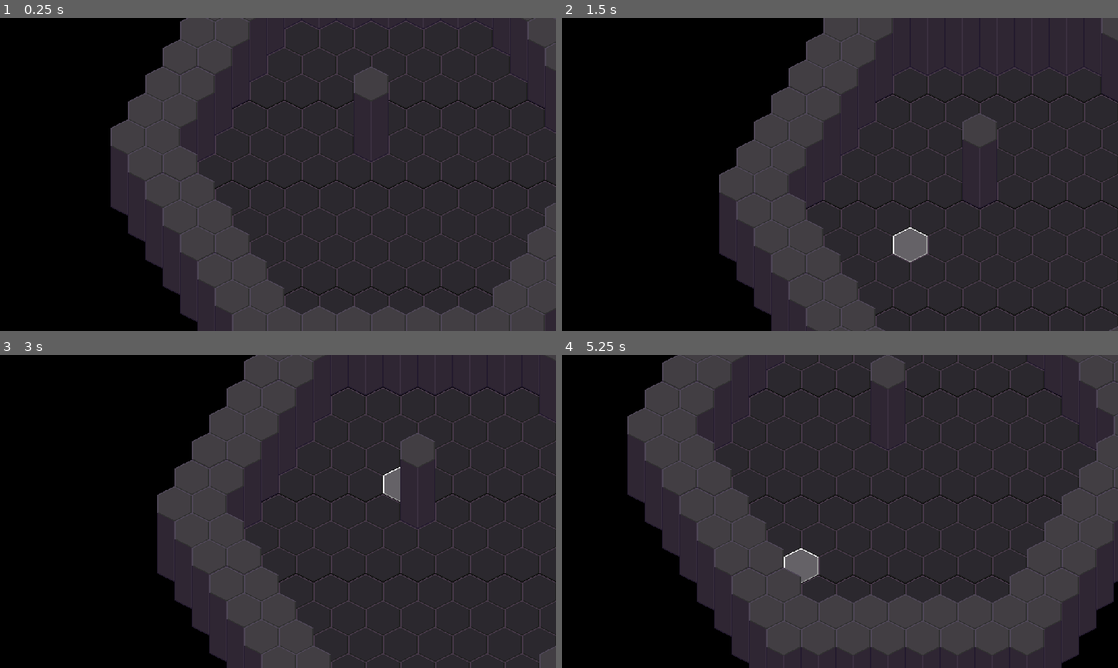
Above: before the commit, frames 1-4 (two rows, left to right).
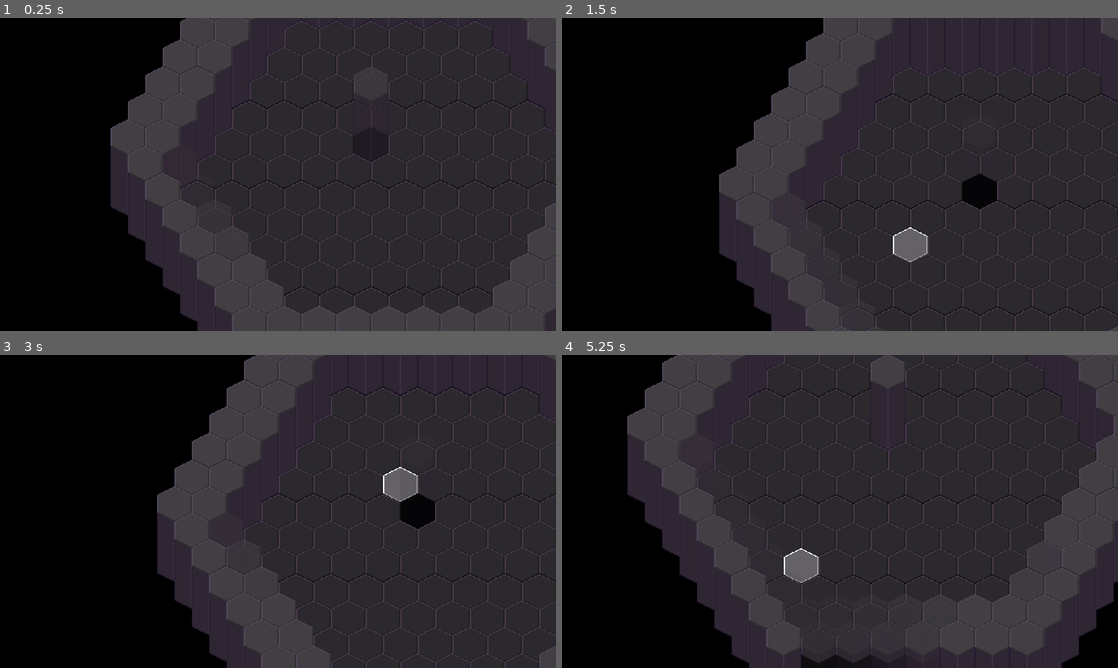
Above: after the commit, the same moments.

Repository: Lunatic-Games/descension
Game: Godot game, scene res://world/dungeon.tscn
The game is run twice, just before and just after one commit, with the same random seed, the same clock (stepped at 60 frames per second) and the same inputs. The project has no main scene, so this scene is started directly.
Inputs (mouse positions are in pixels of both pictures, inside the frame that each line leads up to):
- Up to frame 1 (0.25 s): no input
- Up to frame 2 (1.5 s): click (895, 230) at 0.52 s; click (912, 243) at 1.27 s
- Up to frame 3 (3 s): click (350, 580) at 2.02 s; tap Enter at 2.75 s; move the mouse to (400, 495) at 2.77 s; hold S (camera_down) from 2.78 s (still down)
- Up to frame 4 (5.25 s): move the mouse to (728, 527) at 3.52 s; release S (camera_down) at 3.53 s; tap A (camera_left) at 3.6 s; move the mouse to (895, 442) at 4.27 s; hold D (camera_right) 4.28-5.03 s; move the mouse to (812, 574) at 5.02 s; tap W (camera_up) at 5.1 s

The runs differ from the first frame. In frame 1, 0.1% of the frame differs, in the area x 29-39%, y 40-64%; in frame 2, 0.6%; in frame 3, 0.9%; in frame 4, 0.9%, in the area x 21-62%, y 25-100%.

Commit message:
Set column alpha on mouse over or camera pan

Diff:
--- a/project.godot
+++ b/project.godot
@@ -21,6 +21,7 @@
 [display]
 
 window/size/height=576
+window/size/fullscreen=true
 window/stretch/mode="2d"
 window/stretch/aspect="keep"
 
--- a/world/camera.gd
+++ b/world/camera.gd
@@ -9,6 +9,7 @@
 var zoom_index: int = 1
 
 
+# Set zoom level to default
 func _ready():
 	update_zoom_level()
 
@@ -25,6 +26,7 @@
 		update_zoom_level()
 
 
+# Move when mouse is on screen edge or keyboard input
 func _physics_process(delta: float):
 	var mouse_pos: Vector2 = get_viewport().get_mouse_position()
 	var view_size: Vector2 = get_viewport_rect().size
--- /dev/null
+++ b/world/features/column.gd
@@ -0,0 +1,40 @@
+extends Node2D
+
+
+const MIN_ALPHA := 0.12
+const MOUSE_ALPHA_DIST := 300.0
+const SCREEN_EDGE_ALPHA_DIST := 100.0
+
+var obstructs := false
+
+
+# Check if alpha needs to be updated
+func _physics_process(_delta):
+	if obstructs:
+		set_obstruction_alpha()
+	else:
+		modulate.a = 1.0
+
+
+# Check if obstructing something in group 'visible_area'
+func _on_ObstructionArea_area_entered(area: Area2D):
+	if area.is_in_group("visible_area"):
+		obstructs = true
+
+
+# Set alpha based off how close to the edge of the screen or the mouse cursor
+func set_obstruction_alpha():
+	var screen_pos: Vector2 = $ObscurePosition.get_global_transform_with_canvas().origin
+	var screen_size: Vector2 = get_viewport_rect().size
+	var mouse_dist = (get_viewport().get_mouse_position() - screen_pos).length()
+	var distances = [screen_pos.x, screen_size.x - screen_pos.x,
+		screen_pos.y, screen_size.y - screen_pos.y]
+	distances.sort()
+
+	if distances[0] < SCREEN_EDGE_ALPHA_DIST and mouse_dist > MOUSE_ALPHA_DIST:
+		modulate.a = 1.0
+	else:
+		var screen_edge_ratio = (distances[0] - SCREEN_EDGE_ALPHA_DIST) / 150.0
+		screen_edge_ratio = max(1 - screen_edge_ratio, MIN_ALPHA)
+		var mouse_ratio = max(pow(mouse_dist / MOUSE_ALPHA_DIST, 2), MIN_ALPHA)
+		modulate.a = min(screen_edge_ratio, mouse_ratio)
--- /dev/null
+++ b/world/features/column.shader
@@ -0,0 +1,22 @@
+shader_type canvas_item;
+
+uniform float dist_to_screen_border;
+
+const float FULL_TRANSPARENT_DISTANCE = 300.0;
+
+void fragment() {
+	vec4 color = texture(TEXTURE, UV);
+	if (color.a == 0.0) {
+		COLOR = vec4(color.r, color.g, color.b, 0.0);
+		return;
+	}
+
+	if (dist_to_screen_border > FULL_TRANSPARENT_DISTANCE) {
+		COLOR = vec4(color.r, color.g, color.b, 0.10);
+	} else if (dist_to_screen_border <= 0.0) {
+		COLOR = vec4(color.r, color.g, color.b, 1.0);
+	} else {
+		float a = (dist_to_screen_border / FULL_TRANSPARENT_DISTANCE) * 0.90 + 0.10;
+		COLOR = vec4(color.r, color.g, color.b, 1.0 - a);
+	}
+}
--- a/world/features/column.tscn
+++ b/world/features/column.tscn
@@ -1,9 +1,32 @@
-[gd_scene load_steps=2 format=2]
+[gd_scene load_steps=6 format=2]
 
 [ext_resource path="res://world/features/assets/column.png" type="Texture" id=1]
+[ext_resource path="res://world/features/column.gd" type="Script" id=2]
+[ext_resource path="res://world/features/column.shader" type="Shader" id=3]
+
+[sub_resource type="ShaderMaterial" id=2]
+shader = ExtResource( 3 )
+shader_param/dist_to_screen_border = 200.0
+
+[sub_resource type="ShaderMaterial" id=3]
+shader = ExtResource( 3 )
+shader_param/dist_to_screen_border = 0.0
 
 [node name="Column" type="Node2D"]
+material = SubResource( 2 )
+position = Vector2( 520, 320 )
+script = ExtResource( 2 )
 
 [node name="Sprite" type="Sprite" parent="."]
+material = SubResource( 3 )
 texture = ExtResource( 1 )
 offset = Vector2( 0, -56 )
+
+[node name="ObscurePosition" type="Position2D" parent="."]
+position = Vector2( 0, -80 )
+
+[node name="ObstructionArea" type="Area2D" parent="."]
+
+[node name="CollisionPolygon2D" type="CollisionPolygon2D" parent="ObstructionArea"]
+polygon = PoolVector2Array( -24, -112, 0, -128, 24, -112, 24, -48, 0, -40, -24, -48 )
+[connection signal="area_entered" from="ObstructionArea" to="." method="_on_ObstructionArea_area_entered"]
--- a/world/tiles/base_tile.gd
+++ b/world/tiles/base_tile.gd
@@ -4,11 +4,13 @@
 export (bool) var HOVERABLE: bool
 
 
+# Show hover sprite
 func _on_mouse_entered():
 	if HOVERABLE:
 		$HoverSprite.visible = true
 
 
+# Hide hover sprite
 func _on_mouse_exited():
 	if HOVERABLE:
 		$HoverSprite.visible = false
--- a/world/tiles/base_tile.tscn
+++ b/world/tiles/base_tile.tscn
@@ -27,3 +27,10 @@
 __meta__ = {
 "_edit_use_anchors_": false
 }
+
+[node name="VisibleArea" type="Area2D" parent="." groups=[
+"visible_area",
+]]
+
+[node name="CollisionPolygon2D" type="CollisionPolygon2D" parent="VisibleArea"]
+polygon = PoolVector2Array( -32, -16, 0, -32, 32, -16, 32, 16, 0, 32, -32, 16 )
